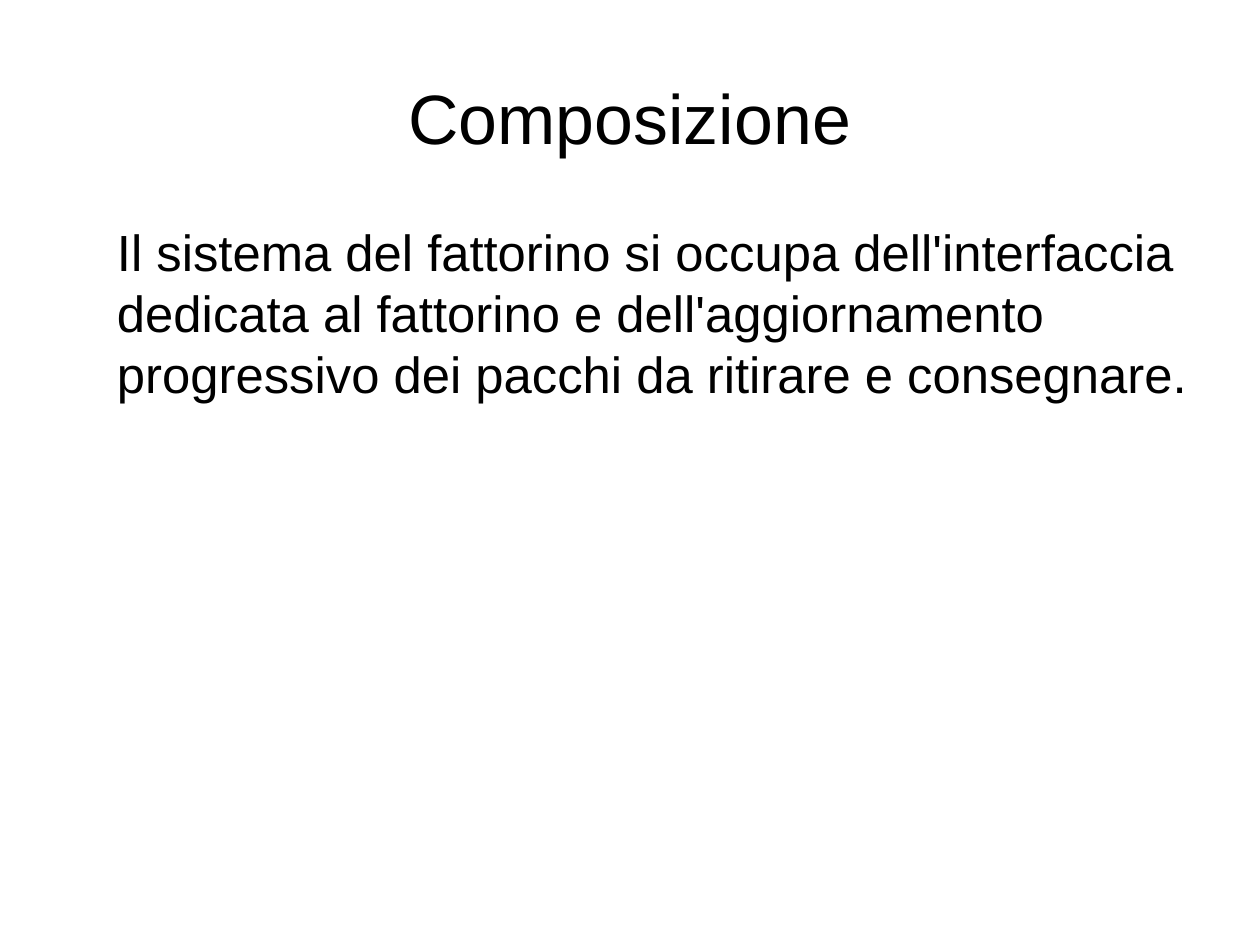
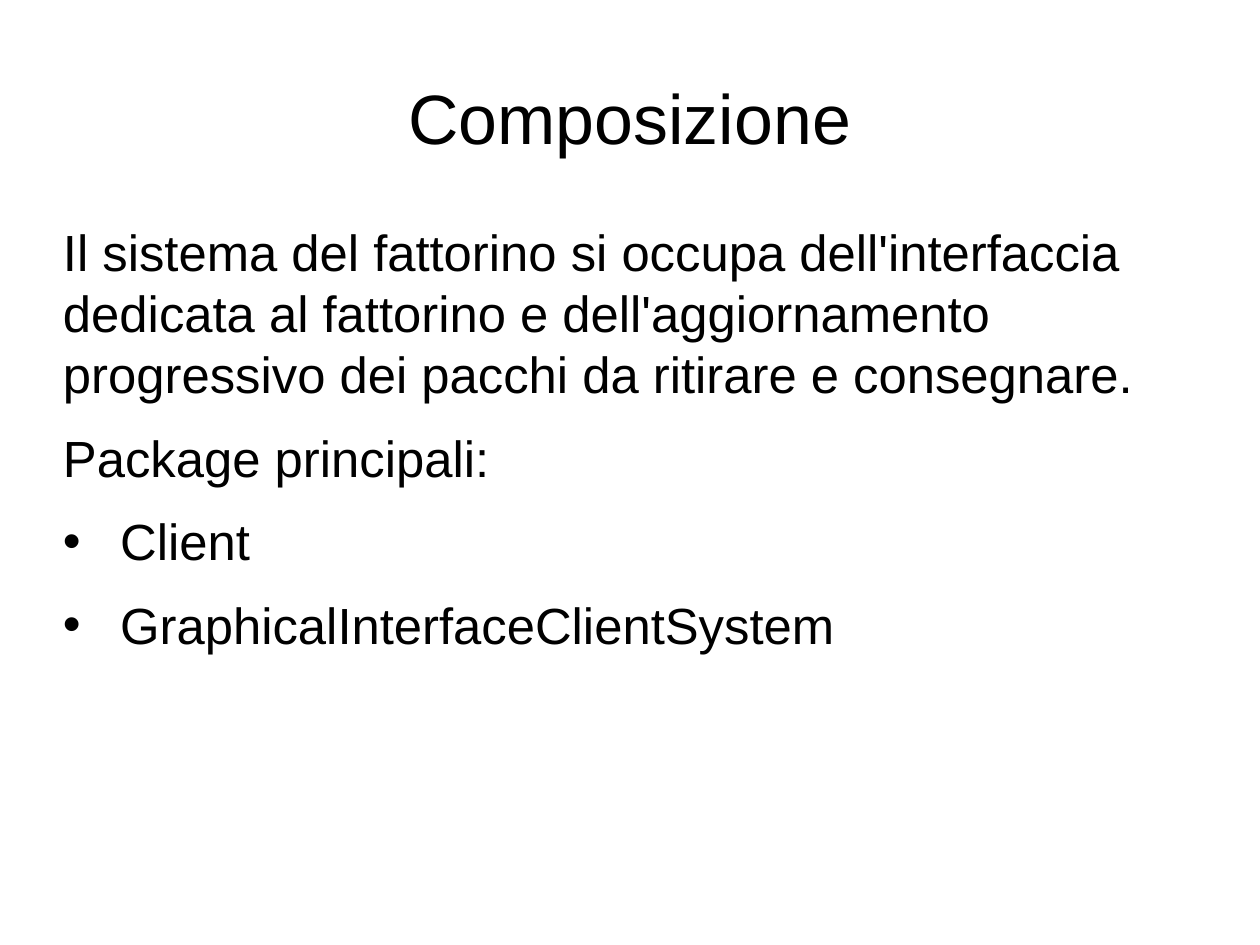
Before and after one commit to LeoCard1/Progetto-D19, a slide deck: slide 8 of PresentazioneProgettoD19.odp. Drawn at 1260x945 pixels with LibreOffice and Linux fonts; fonts in the diff are those of the drawing. Boxes give left, top, right and bottom in pixels: in the first picture for what was removed or moved away, otherwise in the second. Text is boxed around its words. In the diff, an @@ line names an element or a change of style, - is before the commit and + after.

```diff
--- a/PresentazioneProgettoD19.odp
+++ b/PresentazioneProgettoD19.odp
@@ text at (x1=63, y1=234, x2=1133, y2=404): indent changed @@
@@ text at (x1=63, y1=440, x2=834, y2=654): paragraphs added @@
+Package principali:
+• Client
+• GraphicalInterfaceClientSystem
```
Also in this commit, not shown: 23 other slides changed, 1 slide added, 1 other file.
